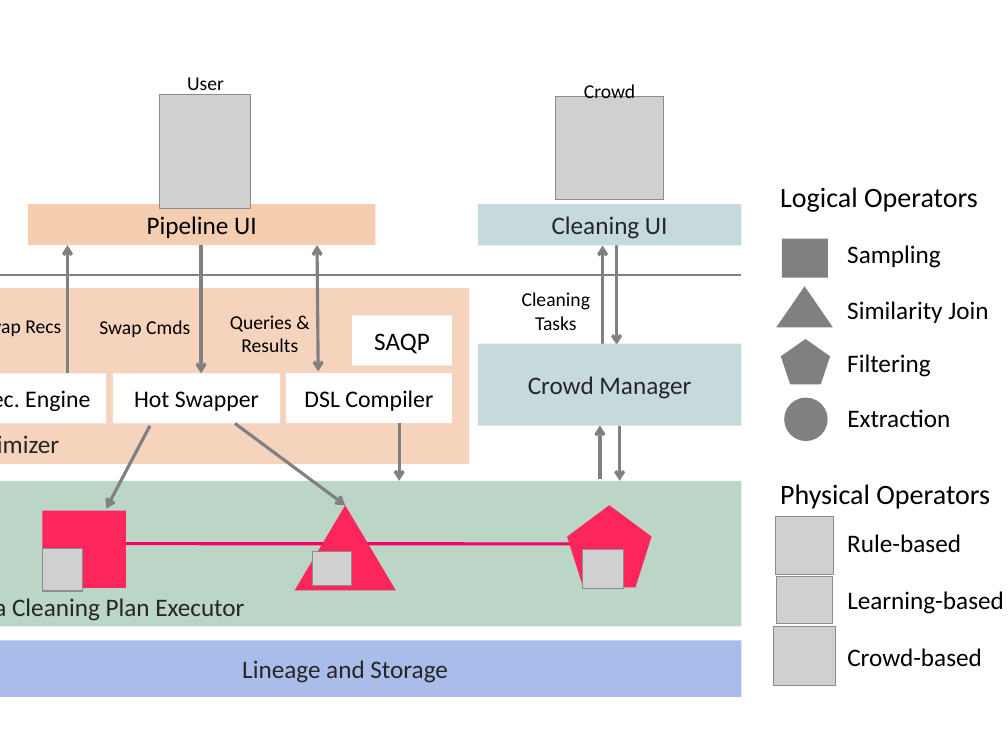
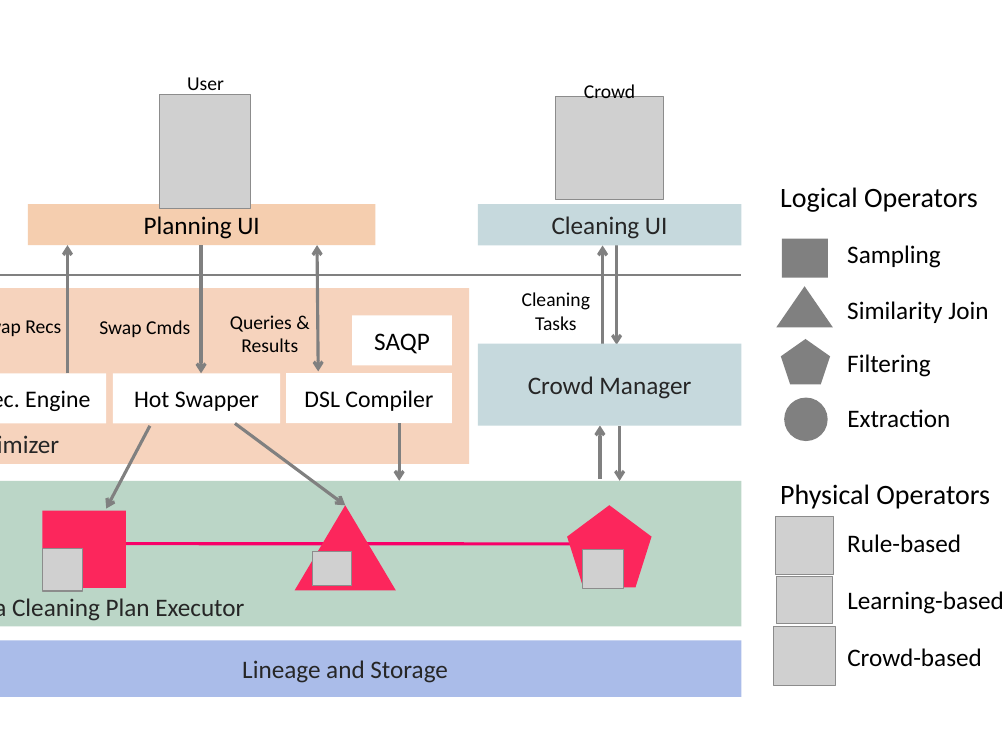
Before and after one commit to sjyk/vldb15-demo, a slide deck: slide 2 of figs/figs.pptx. Drawn at 1008x756 pixels with LibreOffice and Linux fonts; fonts in the diff are those of the drawing; grey boxes stand for pictures. Boxes give left, top, right and bottom in pixels: in the first picture for what was removed or moved away, otherwise in the second. Text is boxed around its words. In the diff, an @@ line names an element or a change of style, - is before the commit and + after.

Commit message:
Changed architecture figure to drop 'pipeline' references.

```diff
--- a/figs/figs.pptx
+++ b/figs/figs.pptx
@@ text in rectangle at [144,216,260,239]: text changed @@
-Pipeline UI
+Planning UI
```
Also in this commit, not shown: 2 other files.
